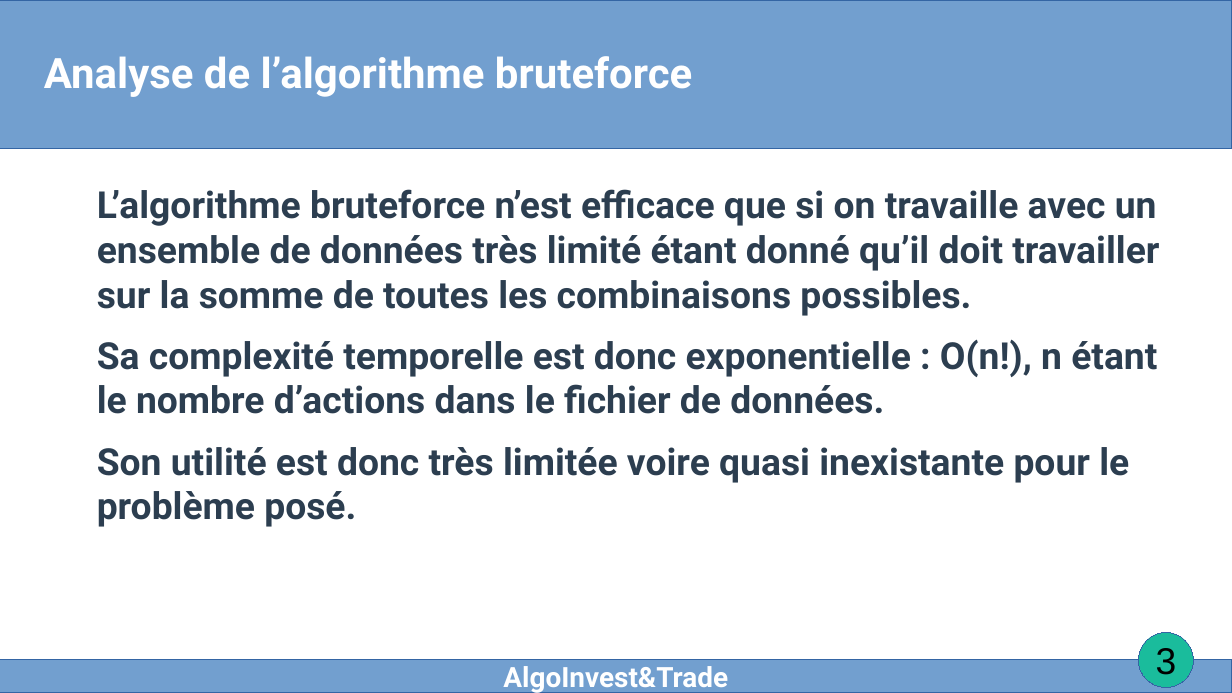
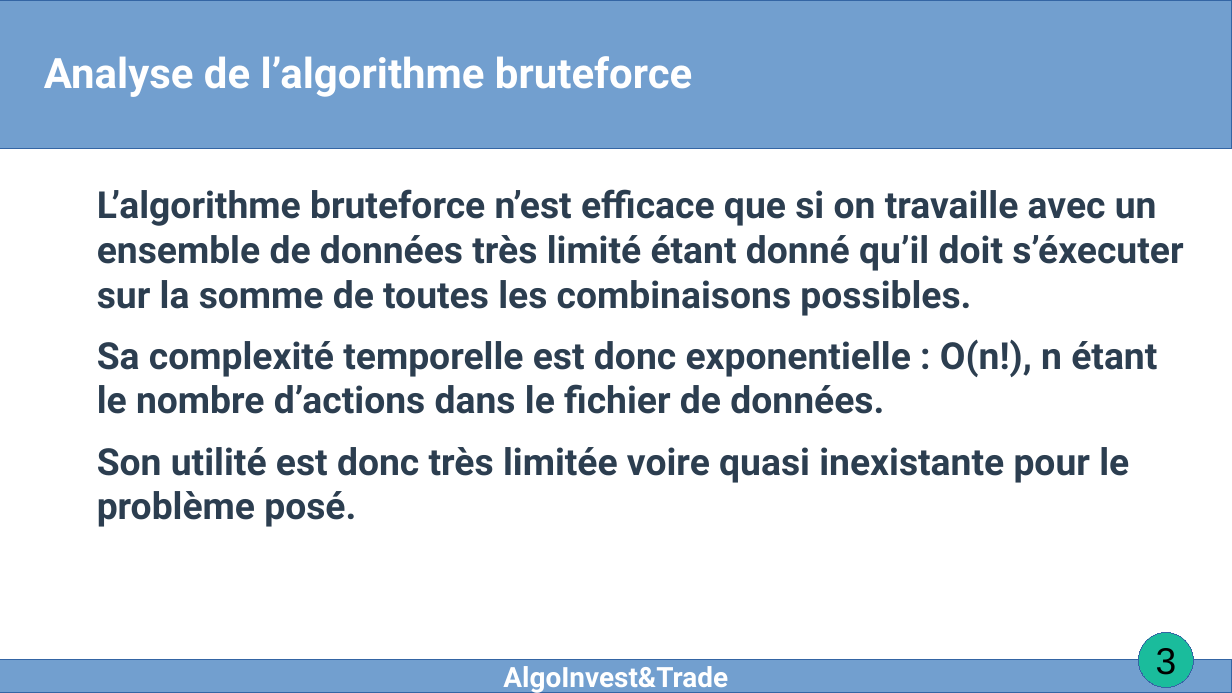
Before and after one commit to AdrienB-OC/Project-7-Problem-Solving-with-Algorithms, a slide deck: slide 3 of P7.odp. Drawn at 1232x693 pixels with LibreOffice and Linux fonts; fonts in the diff are those of the drawing. Boxes give left, top, right and bottom in pixels: in the first picture for what was removed or moved away, otherwise in the second. Text is boxed around its words. In the diff, an @@ line names an element or a change of style, - is before the commit and + after.

```diff
--- a/P7.odp
+++ b/P7.odp
@@ text at box(97, 189, 1183, 316): text changed @@
-L’algorithme bruteforce n’est efficace que si on travaille avec un ensemble de données très limité étant donné qu’il doit travailler sur la somme de toutes les combinaisons possibles.
+L’algorithme bruteforce n’est efficace que si on travaille avec un ensemble de données très limité étant donné qu’il doit s’éxecuter sur la somme de toutes les combinaisons possibles.
```
Also in this commit, not shown: 6 other slides changed, 1 slide added.
